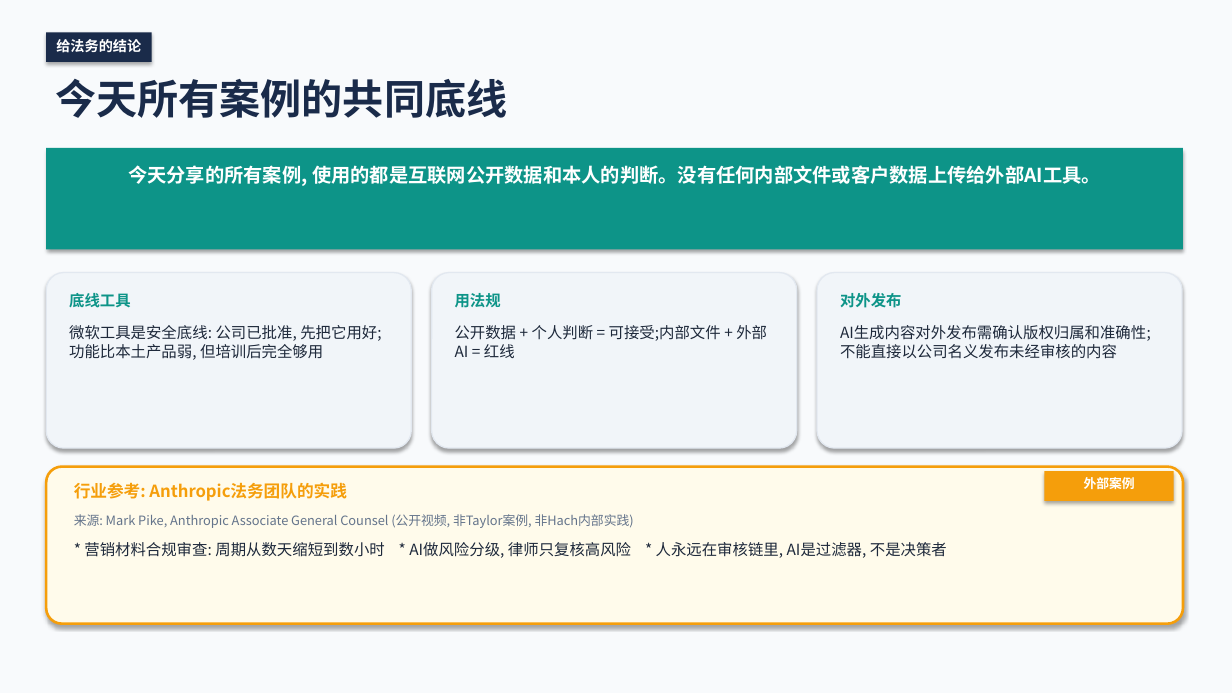
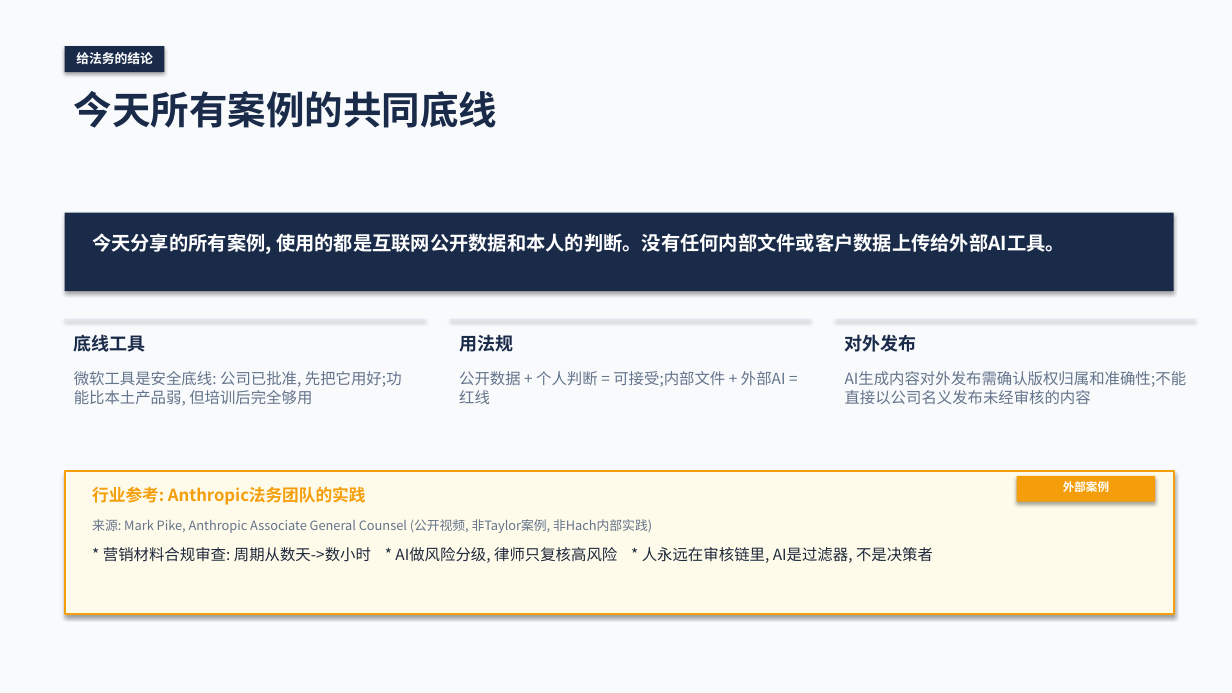
Before and after one commit to hozen/jingfan-ims-intelligence, a slide deck: slide 8 of wiki/projects/work-06-ai-sharing/Taylor_AI分享_启动会.pptx. Drawn at 1232x693 pixels with LibreOffice and Linux fonts; fonts in the diff are those of the drawing. Boxes give left, top, right and bottom in pixels: in the first picture for what was removed or moved away, otherwise in the second. Text is boxed around its words. In the diff, an @@ line names an element or a change of style, - is before the commit and + after.

Commit message:
work-06 v2: redesign with senior layout (more whitespace, fewer color blocks)

```diff
--- a/wiki/projects/work-06-ai-sharing/Taylor_AI分享_启动会.pptx
+++ b/wiki/projects/work-06-ai-sharing/Taylor_AI分享_启动会.pptx
@@ text "给法务的结论": place and size @@
-text "给法务的结论" at [56,39,141,53]
+text "给法务的结论" at [76,52,153,64]
@@ text "给法务的结论" at [76,52,153,64]: size 11 to 10 pt @@
@@ rectangle: place and size @@
-rectangle at [46,32,152,62]
+rectangle at [65,46,165,72]
@@ text "今天所有案例的共同底线": place and size @@
-text "今天所有案例的共同底线" at [55,79,507,118]
+text "今天所有案例的共同底线" at [74,91,497,128]
@@ text "今天所有案例的共同底线" at [74,91,497,128]: size 32 to 30 pt @@
@@ rectangle: place and size @@
-rectangle at [46,148,1183,250]
+rectangle at [65,213,1174,291]
@@ rectangle at [65,213,1174,291]: fill #0D9488 to #1A2B4A @@
@@ text "今天分享的所有案例, 使用的都是互联网公开数据和本人的判断。没有任何内部文件或客户数据上传给外部AI工具。": place and size @@
-text "今天分享的所有案例, 使用的都是互联网公开数据和本人的判断。没有任何内部文件或客户数据上传给外部AI工具。" at [128,165,1101,186]
+text "今天分享的所有案例, 使用的都是互联网公开数据和本人的判断。没有任何内部文件或客户数据上传给外部AI工具。" at [92,233,1065,254]
@@ text "今天分享的所有案例, 使用的都是互联网公开数据和本人的判断。没有任何内部文件或客户数据上传给外部AI工具。" at [92,233,1065,254]: alignment centre to left @@
@@ text "底线工具": place and size @@
-text "底线工具" at [69,293,131,308]
+text "底线工具" at [74,334,146,352]
@@ rectangle: place and size @@
-rectangle at [46,273,411,448]
+rectangle at [65,319,425,321]
@@ text "用法规": place and size @@
-text "用法规" at [455,293,501,308]
+text "用法规" at [459,334,513,352]
@@ rectangle: place and size @@
-rectangle at [432,273,797,448]
+rectangle at [450,319,811,321]
@@ size 12 to 14 pt, text colour #0D9488 to #1A2B4A in 3 elements at [74,334,146,352], [459,334,513,352], [845,334,917,352] @@
@@ text "对外发布": place and size @@
-text "对外发布" at [840,293,902,308]
+text "对外发布" at [845,334,917,352]
@@ rounded rectangle to rectangle; fill #F1F5F9 to #E2E8F0; outline #E2E8F0 1 pt to none in 3 elements at [65,319,425,321], [450,319,811,321], [836,319,1196,321] @@
@@ rectangle: place and size @@
-rectangle at [817,273,1182,448]
+rectangle at [836,319,1196,321]
@@ text "微软工具是安全底线: 公司已批准, 先把它用好;功能比本土产品弱, 但培训后完全够用": place and size @@
-text "微软工具是安全底线: 公司已批准, 先把它用好;功能比本土产品弱, 但培训后完全够用" at [69,325,381,360]
+text "微软工具是安全底线: 公司已批准, 先把它用好;功能比本土产品弱, 但培训后完全够用" at [74,371,402,406]
@@ text "公开数据 + 个人判断 = 可接受;内部文件 ...": place and size @@
-text "公开数据 + 个人判断 = 可接受;内部文件 ..." at [455,325,767,358]
+text "公开数据 + 个人判断 = 可接受;内部文件 ..." at [459,371,786,404]
@@ text colour #1E293B to #64748B in 3 elements at [74,371,402,406], [459,371,786,404], [845,371,1187,404] @@
@@ text "AI生成内容对外发布需确认版权归属和准确性;不能直接以公司名义发布未经审核的内容": place and size @@
-text "AI生成内容对外发布需确认版权归属和准确性;不能直接以公司名义发布未经审核的内容" at [840,325,1151,359]
+text "AI生成内容对外发布需确认版权归属和准确性;不能直接以公司名义发布未经审核的内容" at [845,371,1187,404]
@@ rectangle: place and size @@
-rectangle at [46,467,1183,624]
+rectangle at [65,471,1174,615]
@@ rectangle at [65,471,1174,615]: rounded rectangle to rectangle; outline #F59E0B 2 pt to #F59E0B 1.5 pt @@
@@ text "外部案例": place and size @@
-text "外部案例" at [1084,477,1135,489]
+text "外部案例" at [1063,481,1109,492]
@@ text "外部案例" at [1063,481,1109,492]: size 10 to 9 pt @@
@@ rectangle: place and size @@
-rectangle at [1044,471,1174,501]
+rectangle at [1017,476,1155,502]
@@ text "行业参考: Anthropic法务团队的实践": place and size @@
-text "行业参考: Anthropic法务团队的实践" at [74,482,347,501]
+text "行业参考: Anthropic法务团队的实践" at [92,486,366,505]
@@ text "来源: Mark Pike, Anthropic Associate ...": place and size @@
-text "来源: Mark Pike, Anthropic Associate ..." at [74,514,634,528]
+text "来源: Mark Pike, Anthropic Associate ..." at [92,519,652,533]
@@ text at [103,547,933,563]: text changed @@
-* 营销材料合规审查: 周期从数天缩短到数小时 * AI做风险分级, 律师只复核高风险 * 人永远在审核链里, AI是过滤器, 不是决策者
+* 营销材料合规审查: 周期从数天->数小时 * AI做风险分级, 律师只复核高风险 * 人永远在审核链里, AI是过滤器, 不是决策者
```
Also in this commit, not shown: 10 other slides changed.
